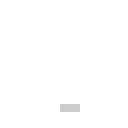
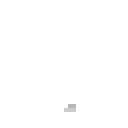
Layered file, before and after one edit (128×128). Changes by layer:
painted on "Layer 3" over (60, 104, 80, 112)
